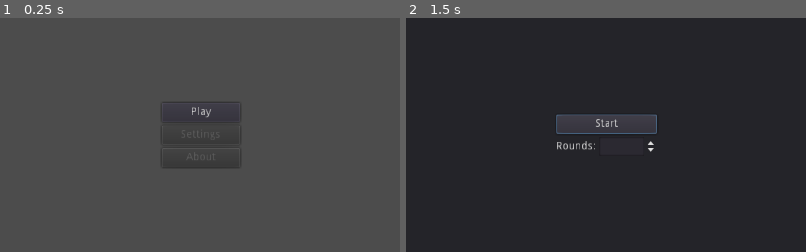
Above: before the commit, frames 1-2 (left to right).
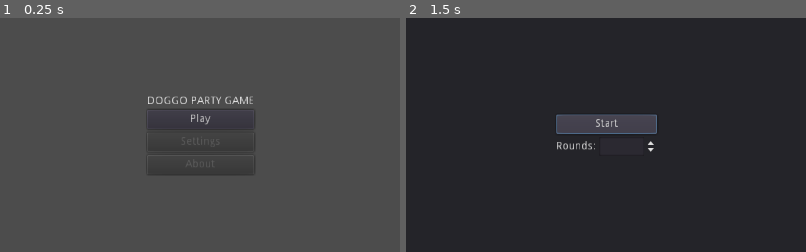
Above: after the commit, the same moments.

Repository: Lennart1514/Doggo-Party-Game
Game: Godot game, scene res://Title Screen.tscn
Same seed, same stepped clock (60 frames per second), same inputs: the game is played once before the commit and once after it.
Inputs:
- Up to frame 1 (0.25 s): no input
- Up to frame 2 (1.5 s): click "Play" at 0.5 s; click "Play" at 1.25 s
The pictures show only the part of the screen within x 25-75%, y 25-75%; the shares and areas given below are measured in that part.

The runs differ from the first frame. In frame 1, 0.9% of the frame differs, in the area x 37-64%, y 33-68%; in frame 2, less than 0.1%.

Commit message:
Update Title Screen.tscn

Diff:
--- a/Title Screen.tscn
+++ b/Title Screen.tscn
@@ -18,35 +18,43 @@
 }
 
 [node name="VBoxContainer" type="VBoxContainer" parent="CenterContainer"]
-margin_left = 462.0
-margin_top = 258.0
-margin_right = 562.0
-margin_bottom = 341.0
+margin_left = 443.0
+margin_top = 249.0
+margin_right = 580.0
+margin_bottom = 350.0
+
+[node name="Label" type="Label" parent="CenterContainer/VBoxContainer"]
+margin_right = 137.0
+margin_bottom = 14.0
+text = "Doggo Party Game"
+align = 1
+valign = 1
+uppercase = true
 
 [node name="Play" type="Button" parent="CenterContainer/VBoxContainer"]
-margin_right = 100.0
-margin_bottom = 25.0
+margin_top = 18.0
+margin_right = 137.0
+margin_bottom = 43.0
 rect_min_size = Vector2( 100, 25 )
 text = "Play"
 
 [node name="Settings" type="Button" parent="CenterContainer/VBoxContainer"]
-margin_top = 29.0
-margin_right = 100.0
-margin_bottom = 54.0
+margin_top = 47.0
+margin_right = 137.0
+margin_bottom = 72.0
 rect_min_size = Vector2( 100, 25 )
 disabled = true
 text = "Settings"
 
 [node name="About" type="Button" parent="CenterContainer/VBoxContainer"]
-margin_top = 58.0
-margin_right = 100.0
-margin_bottom = 83.0
+margin_top = 76.0
+margin_right = 137.0
+margin_bottom = 101.0
 rect_min_size = Vector2( 100, 25 )
 disabled = true
 text = "About"
 
 [node name="Start Game" type="Popup" parent="."]
-visible = true
 margin_right = 1024.0
 margin_bottom = 600.0
 __meta__ = {
@@ -97,4 +105,7 @@
 min_value = 1.0
 max_value = 10.0
 value = 1.0
+
+[node name="MusicPlayer" type="AudioStreamPlayer" parent="."]
+autoplay = true
 [connection signal="pressed" from="CenterContainer/VBoxContainer/Play" to="." method="_on_Play_pressed"]
